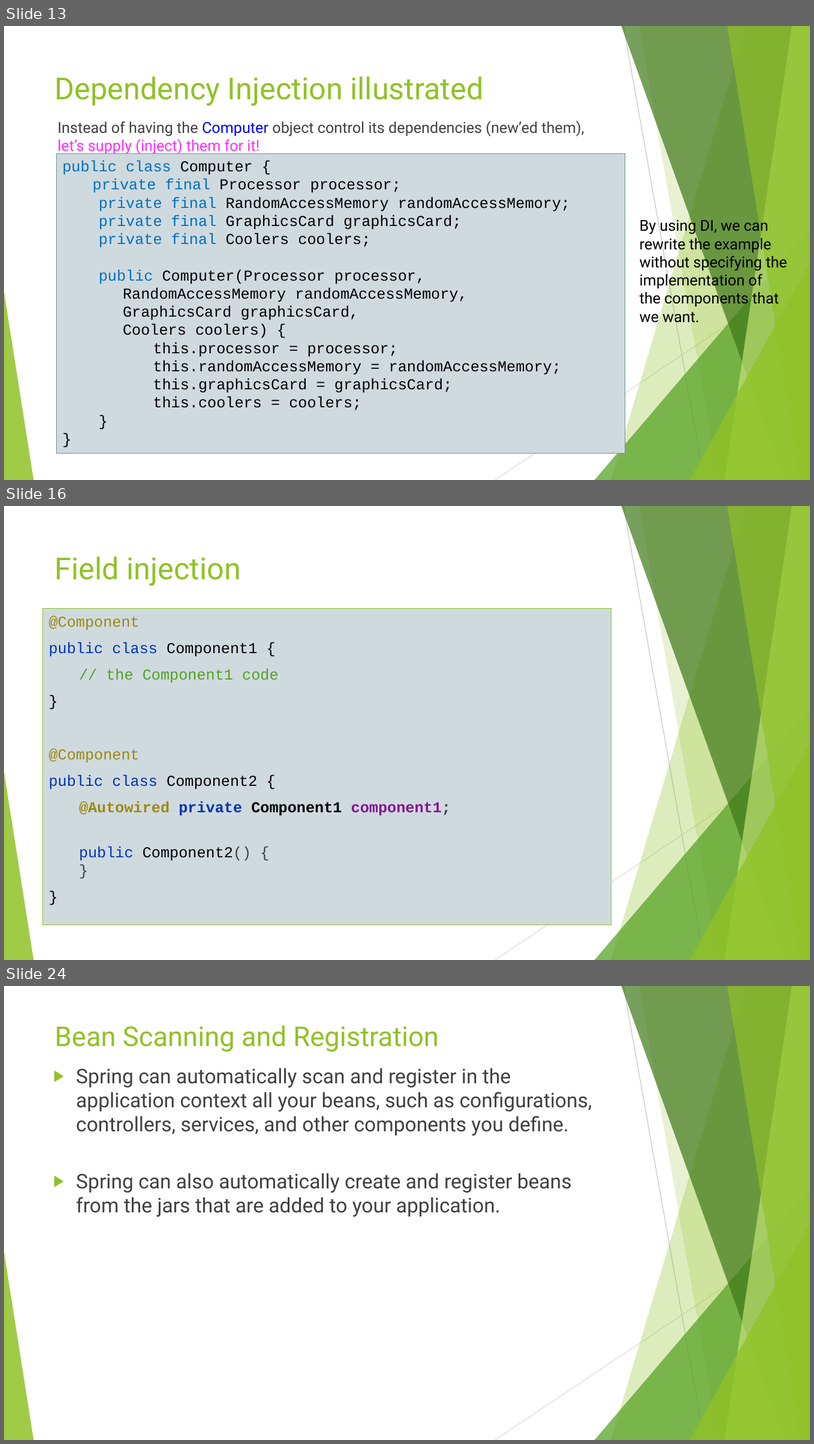
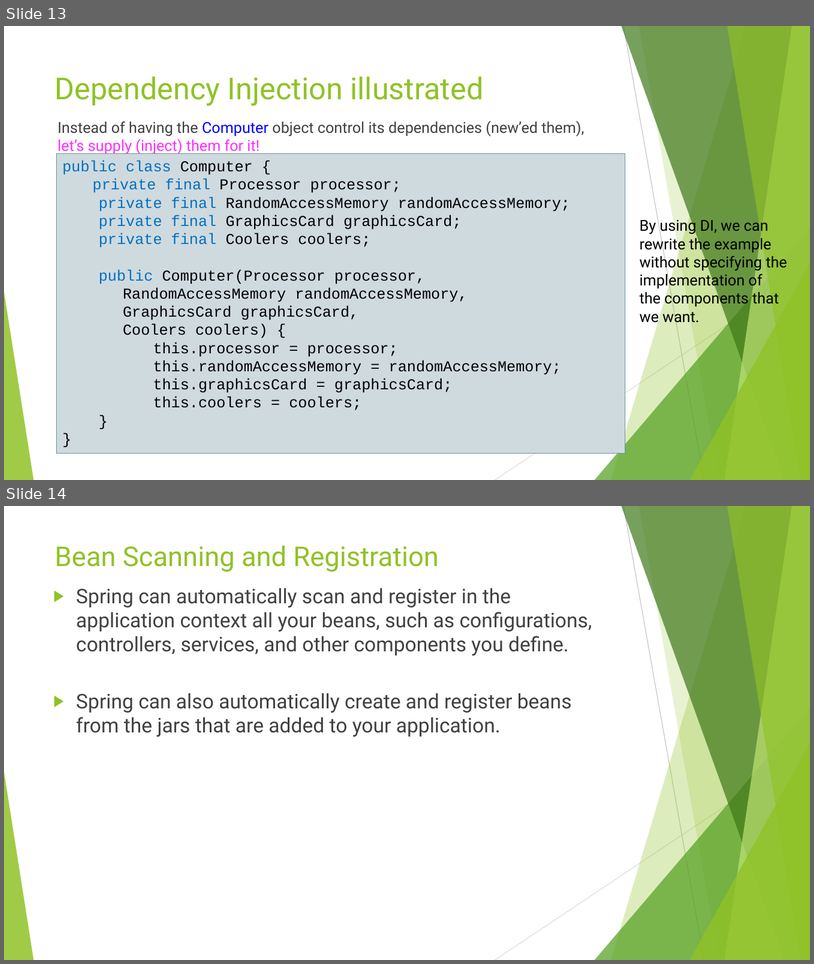
Before and after one commit to idanshal/sb-todo-app-tdp, a slide deck: course_data/presentations/practical_spring_boot_for_tdp.pptx. Shown one above the other, each under a label of ours: slides 13, 16 and 24 before the commit, slides 13 and 14 after it; the slides between them are not shown. The pictures are 814x1444 and 814x964 pixels, drawn with LibreOffice and Linux fonts; fonts in the diff are those of the drawing. Boxes give left, top, right and bottom in pixels: in the first picture for what was removed or moved away, otherwise in the second. Text is boxed around its words. In the diff, an @@ line names an element or a change of style, - is before the commit and + after.

```diff
--- a/course_data/presentations/practical_spring_boot_for_tdp.pptx
+++ b/course_data/presentations/practical_spring_boot_for_tdp.pptx
@@ slide 16 removed at (4,506,810,960), background #FFFFFF; not listed: 10 template elements that a slide beside it also shows @@
@@ title removed at (55,556,241,586) @@
-Field injection
@@ rectangle removed at (43,609,611,925) @@
-@Component
-public class Component1 {
-// the Component1 code
-}
-@Component
-public class Component2 {
-@Autowired private Component1 component1;
-public Component2() {
-}
-}
@@ what was slide 24 is now slide 14 @@
```
Also in this commit, not shown: 9 other slides removed, 1 other file.
